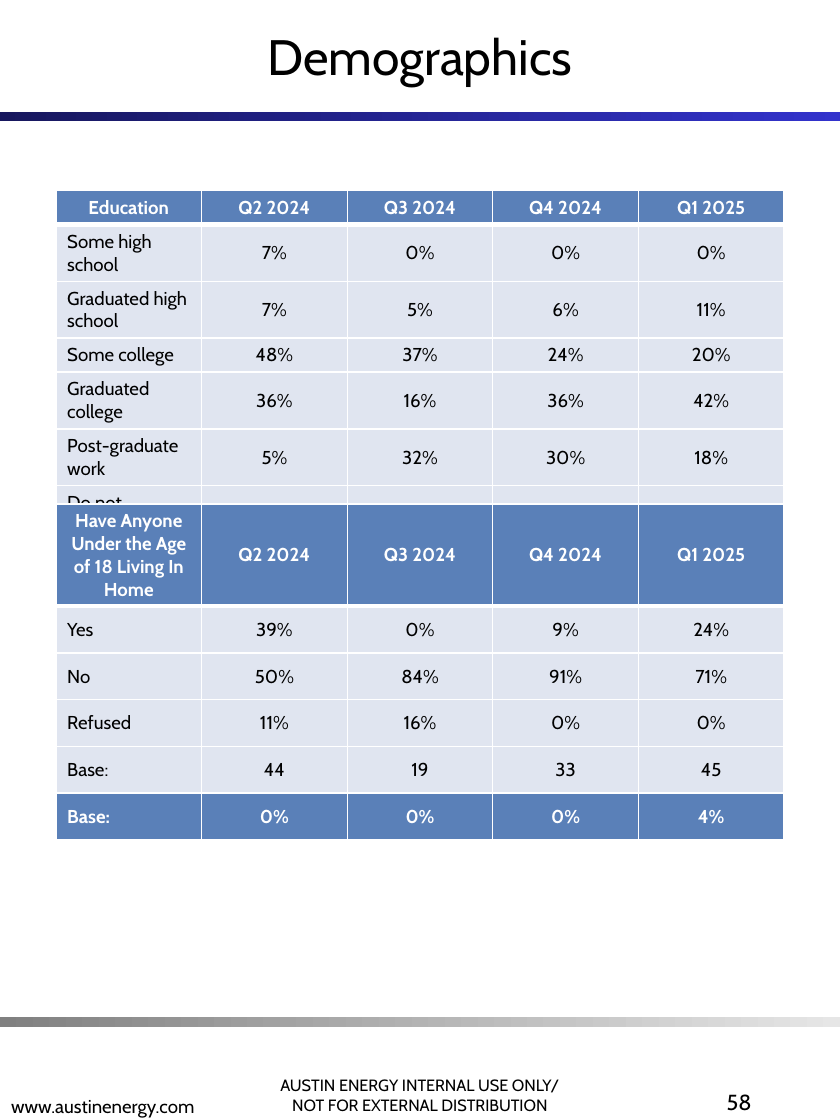
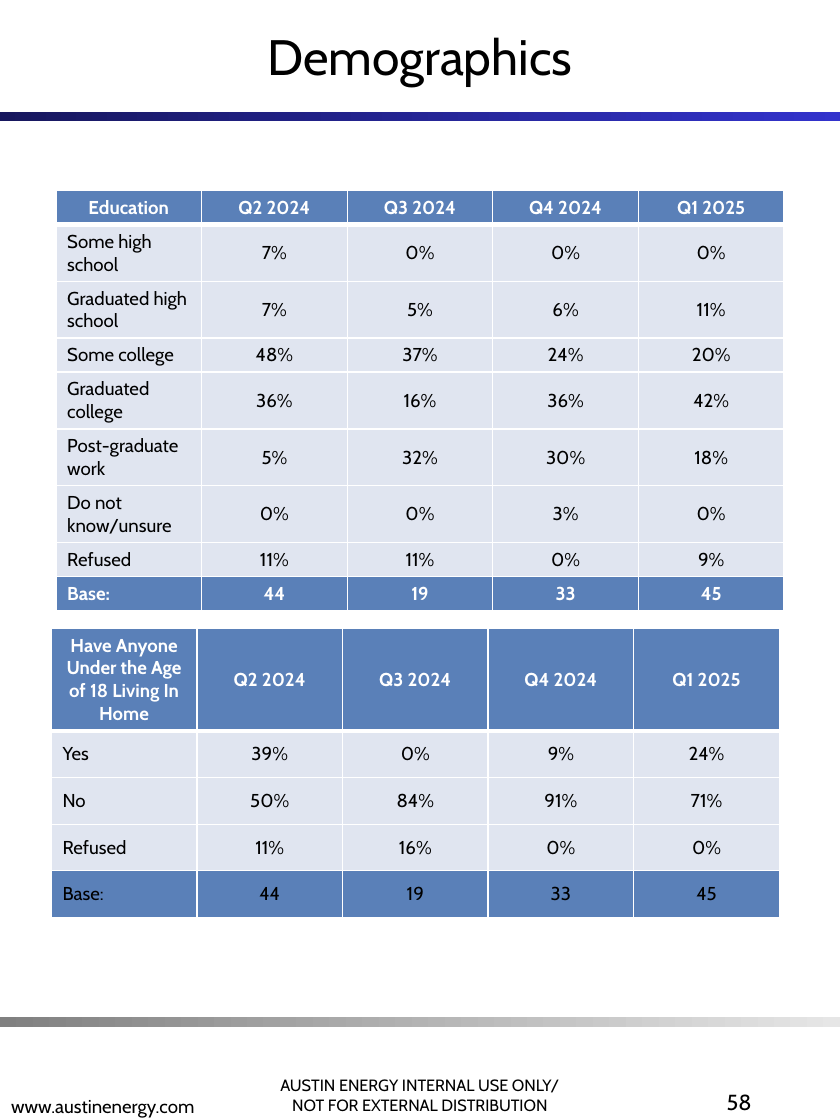
Before and after one commit to jellohead/AE_LIW_automation, a slide deck: slide 58 of src/AE_LIW_automation/output/AE_LIW_updated_FY25_Q1.pptx. Drawn at 840x1120 pixels with LibreOffice and Linux fonts; fonts in the diff are those of the drawing; background and template pictures are left out. Boxes give left, top, right and bottom in pixels: in the first picture for what was removed or moved away, otherwise in the second. Text is boxed around its words. In the diff, an @@ line names an element or a change of style, - is before the commit and + after.

```diff
--- a/src/AE_LIW_automation/output/AE_LIW_updated_FY25_Q1.pptx
+++ b/src/AE_LIW_automation/output/AE_LIW_updated_FY25_Q1.pptx
@@ table: place and size @@
-table at (56,190,784,780)
+table at (56,190,784,605)
@@ table at (52,628,780,939) @@
-row 6: Base: | 0% | 0% | 0% | 4%
@@ table: place and size @@
-table at (56,504,784,827)
+table at (52,628,780,939)
```
Also in this commit, not shown: 4 other slides changed, 8 other files.
